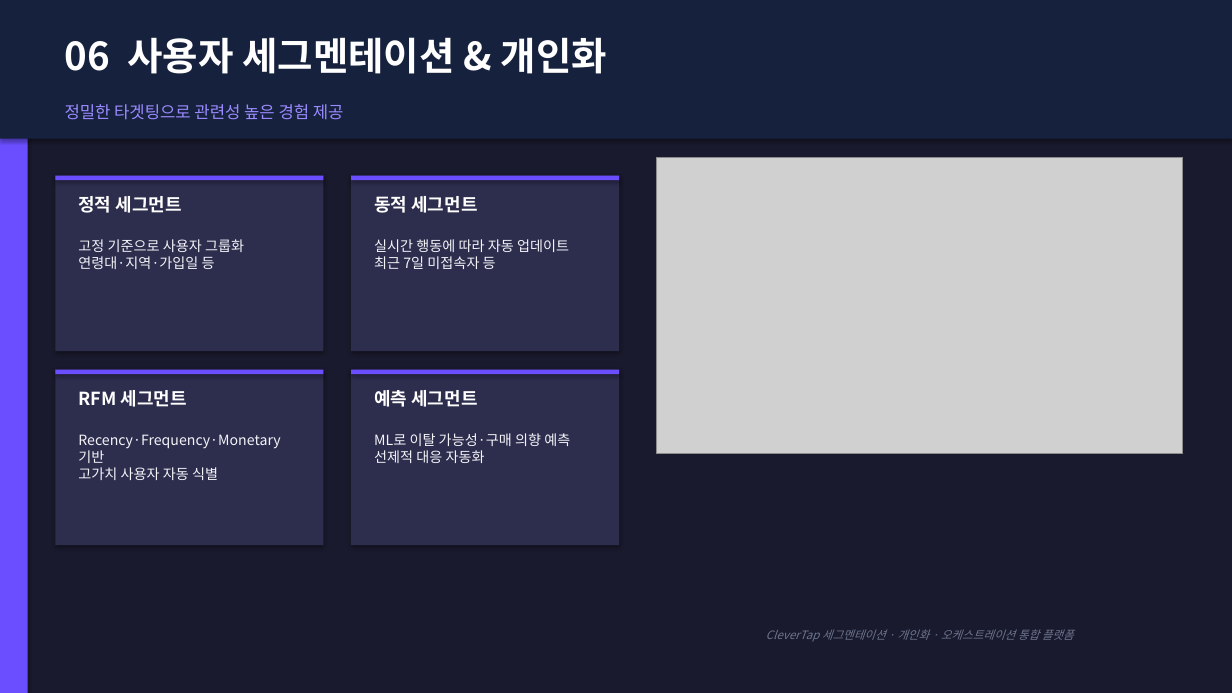
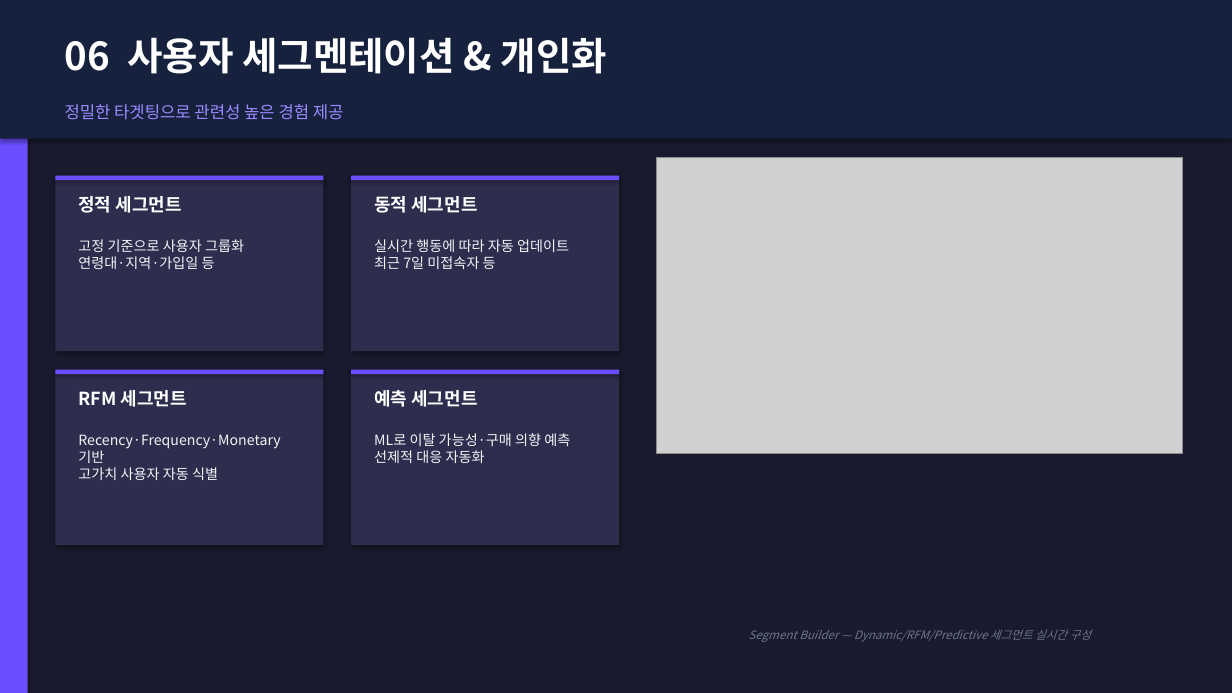
Before and after one commit to redskio/pepper, a slide deck: slide 8 of output/clevertap_proposal_kr_v5.pptx. Drawn at 1232x693 pixels with LibreOffice and Linux fonts; fonts in the diff are those of the drawing; grey boxes stand for pictures. Boxes give left, top, right and bottom in pixels: in the first picture for what was removed or moved away, otherwise in the second. Text is boxed around its words. In the diff, an @@ line names an element or a change of style, - is before the commit and + after.

```diff
--- a/output/clevertap_proposal_kr_v5.pptx
+++ b/output/clevertap_proposal_kr_v5.pptx
@@ text at <box>748,629,1091,642</box>: text changed @@
-CleverTap 세그멘테이션 · 개인화 · 오케스트레이션 통합 플랫폼
+Segment Builder — Dynamic/RFM/Predictive 세그먼트 실시간 구성
```
Also in this commit, not shown: 11 other slides changed, 1 other file.
